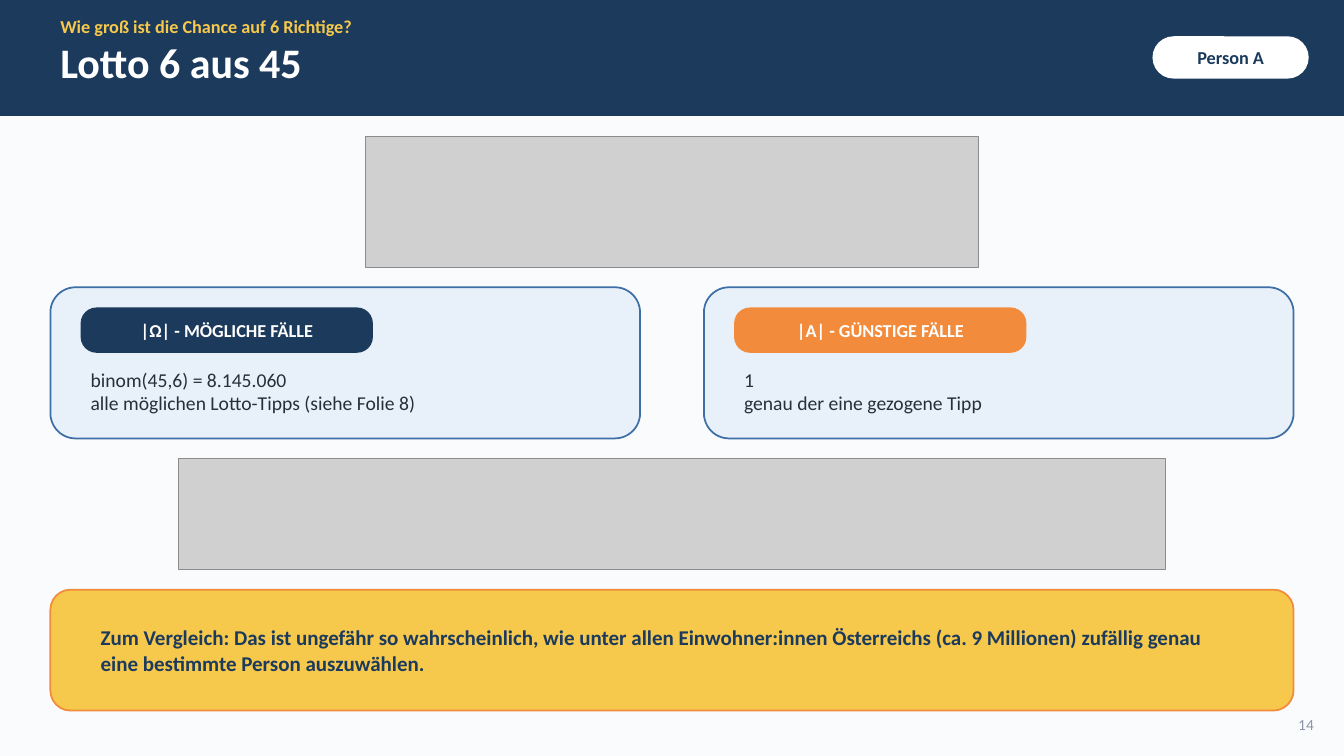
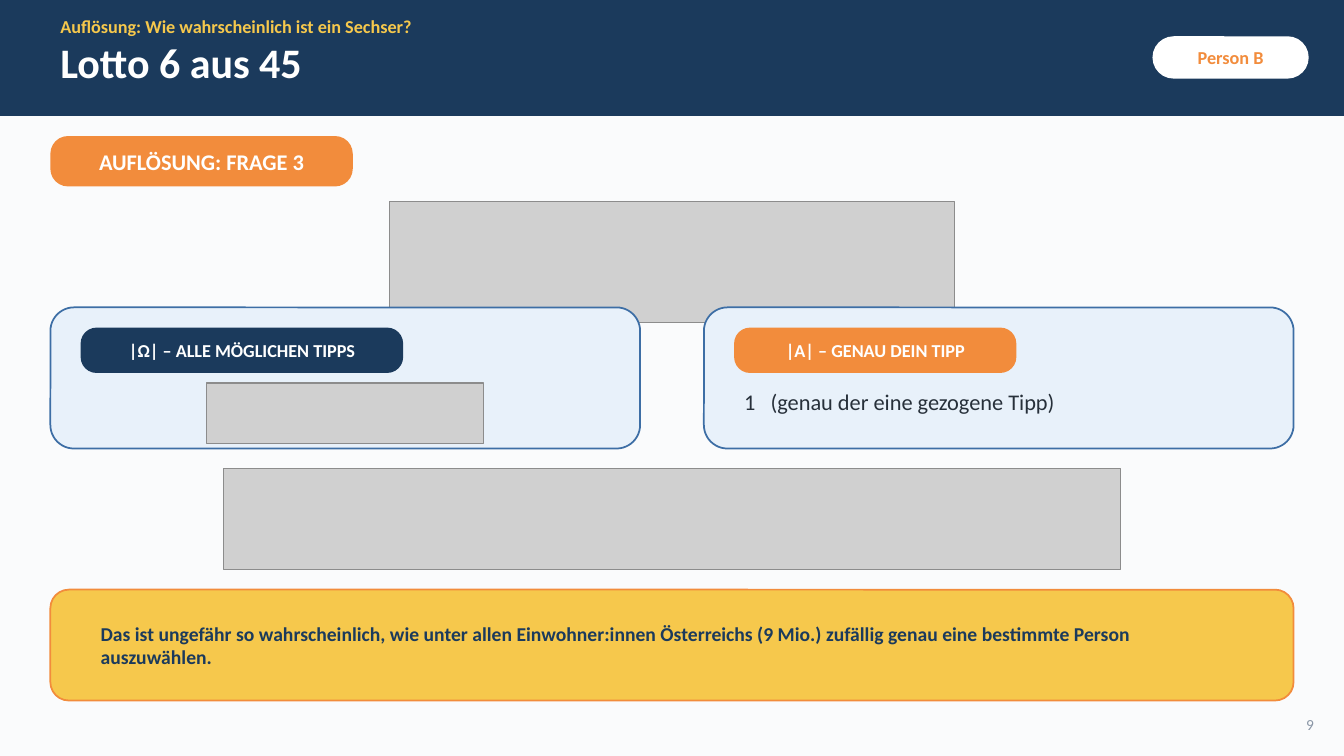
Before and after one commit to simonschick240308-hash/stuff4staff-upgrade, a slide deck: slide 9 of kombinatorik-praesentation/kombinatorik_praesentation.pptx (slide 14 before the commit). Drawn at 1344x756 pixels with LibreOffice and Linux fonts; fonts in the diff are those of the drawing; grey boxes stand for pictures. Boxes give left, top, right and bottom in pixels: in the first picture for what was removed or moved away, otherwise in the second. Text is boxed around its words. In the diff, an @@ line names an element or a change of style, - is before the commit and + after.

```diff
--- a/kombinatorik-praesentation/kombinatorik_praesentation.pptx
+++ b/kombinatorik-praesentation/kombinatorik_praesentation.pptx
@@ text at [60,20,411,36]: text changed @@
-Wie groß ist die Chance auf 6 Richtige?
+Auflösung: Wie wahrscheinlich ist ein Sechser?
@@ text in rounded rectangle at [1198,52,1263,64]: text changed; text colour #1B3A5C to #F28C3C @@
-Person A
+Person B
@@ rounded rectangle added at [50,136,353,187], fill #F28C3C, 16 pt, text #FFFFFF, bold @@
+AUFLÖSUNG: FRAGE 3
@@ picture: place and size @@
-picture at [366,136,978,267]
+picture at [389,202,955,323]
@@ rounded rectangle: place and size @@
-rounded rectangle at [50,287,640,439]
+rounded rectangle at [50,308,640,449]
@@ rounded rectangle "|Ω| – ALLE MÖGLICHEN TIPPS": place and size @@
-rounded rectangle "|Ω| – ALLE MÖGLICHEN TIPPS" at [91,373,415,414]
+rounded rectangle "|Ω| – ALLE MÖGLICHEN TIPPS" at [81,328,403,373]
@@ rounded rectangle "|Ω| – ALLE MÖGLICHEN TIPPS" at [81,328,403,373]: vertical alignment top to middle; fill none to #1B3A5C @@
@@ rounded rectangle removed at [81,308,373,353] @@
-|Ω| - MÖGLICHE FÄLLE
@@ rounded rectangle: place and size @@
-rounded rectangle at [704,287,1294,439]
+rounded rectangle at [704,308,1294,449]
@@ rounded rectangle "|A| – GENAU DEIN TIPP": place and size @@
-rounded rectangle "|A| – GENAU DEIN TIPP" at [734,308,1026,353]
+rounded rectangle "|A| – GENAU DEIN TIPP" at [734,328,1016,373]
@@ text in rounded rectangle at [129,342,355,360]: text changed; size 14 to 13 pt; text colour #27303A to #FFFFFF; bold on @@
-binom(45,6) = 8.145.060
-alle möglichen Lotto-Tipps (siehe Folie 8)
+|Ω| – ALLE MÖGLICHEN TIPPS
@@ text in rounded rectangle at [786,343,965,360]: text changed @@
-|A| - GÜNSTIGE FÄLLE
+|A| – GENAU DEIN TIPP
@@ picture added at [207,383,484,444] @@
@@ text at [744,394,1054,414]: text changed; size 14 to 16 pt @@
-1
-genau der eine gezogene Tipp
+1 (genau der eine gezogene Tipp)
@@ picture: place and size @@
-picture at [178,459,1166,570]
+picture at [224,469,1121,570]
@@ rounded rectangle: place and size @@
-rounded rectangle at [50,590,1294,711]
+rounded rectangle at [50,590,1294,701]
@@ text at [101,625,1130,664]: text changed; size 15 to 14 pt @@
-Zum Vergleich: Das ist ungefähr so wahrscheinlich, wie unter allen Einwohner:innen Österreichs (ca. 9 Millionen) zufällig genau eine bestimmte Person auszuwählen.
+Das ist ungefähr so wahrscheinlich, wie unter allen Einwohner:innen Österreichs (9 Mio.) zufällig genau eine bestimmte Person auszuwählen.
@@ text at [1306,720,1314,730]: text changed @@
-14
+9
```
Also in this commit, not shown: 8 other slides changed, 7 slides added, 11 slides removed, 5 other files.
